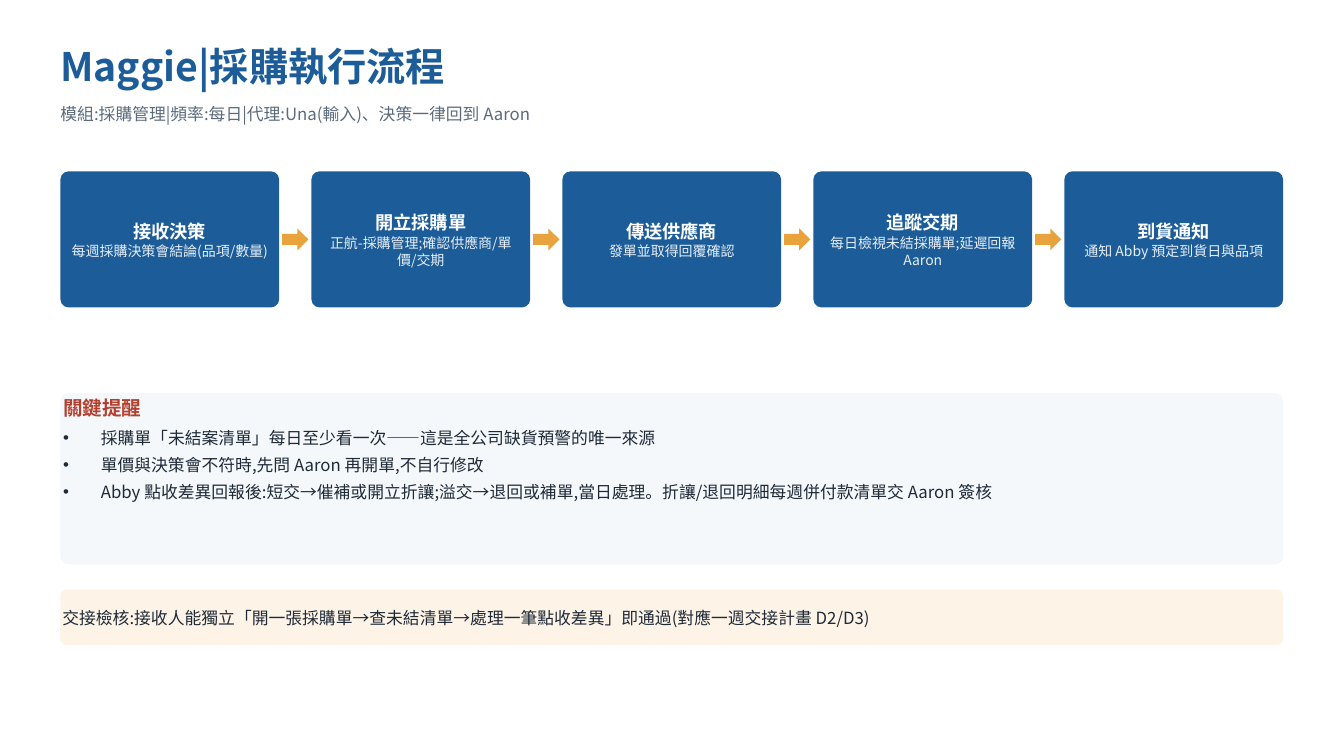
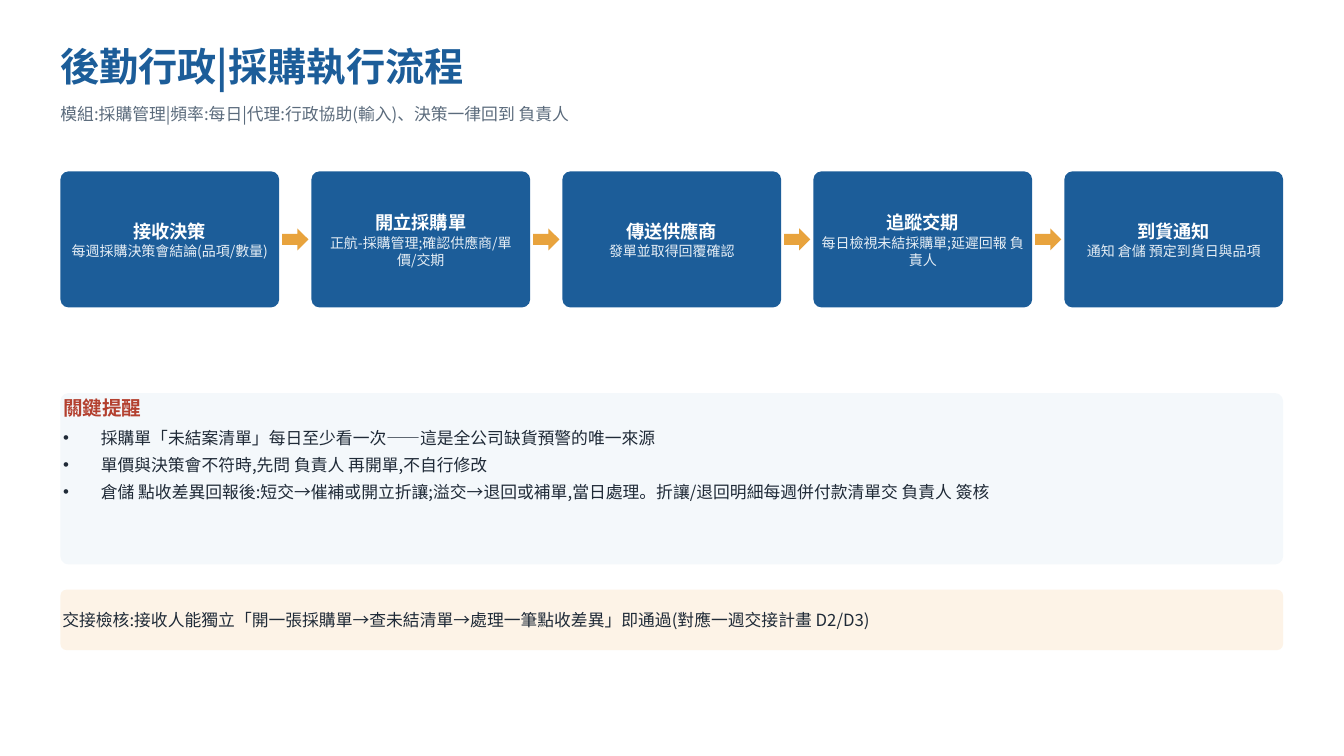
Before and after one commit to Lycander168/FrankAie-hub, a slide deck: slide 5 of docs/hr/chi-erp-workflow.pptx. Drawn at 1344x756 pixels with LibreOffice and Linux fonts; fonts in the diff are those of the drawing. Boxes give left, top, right and bottom in pixels: in the first picture for what was removed or moved away, otherwise in the second. Text is boxed around its words. In the diff, an @@ line names an element or a change of style, - is before the commit and + after.

```diff
--- a/docs/hr/chi-erp-workflow.pptx
+++ b/docs/hr/chi-erp-workflow.pptx
@@ text at bbox=[60, 47, 463, 92]: text changed @@
-Maggie|採購執行流程
+後勤行政|採購執行流程
@@ text at bbox=[60, 106, 569, 125]: text changed @@
-模組:採購管理|頻率:每日|代理:Una(輸入)、決策一律回到 Aaron
+模組:採購管理|頻率:每日|代理:行政協助(輸入)、決策一律回到 負責人
@@ text in rounded rectangle at bbox=[822, 236, 1024, 266]: text changed @@
-每日檢視未結採購單;延遲回報 Aaron
+每日檢視未結採購單;延遲回報 負責人
@@ text in rounded rectangle at bbox=[1087, 244, 1261, 257]: text changed @@
-通知 Abby 預定到貨日與品項
+通知 倉儲 預定到貨日與品項
@@ text in rounded rectangle at bbox=[101, 457, 990, 501]: text changed @@
-• 單價與決策會不符時,先問 Aaron 再開單,不自行修改
-• Abby 點收差異回報後:短交→催補或開立折讓;溢交→退回或補單,當日處理。折讓/退回明細每週併付款清單交 Aaron 簽核
+• 單價與決策會不符時,先問 負責人 再開單,不自行修改
+• 倉儲 點收差異回報後:短交→催補或開立折讓;溢交→退回或補單,當日處理。折讓/退回明細每週併付款清單交 負責人 簽核
@@ rounded rectangle "交接檢核:接收人能獨立「開一張採購單→查未結清單→處理一筆點收差異」即通過(對應一週交接計畫 D2/D3)": place and size @@
-rounded rectangle "交接檢核:接收人能獨立「開一張採購單→查未結清單→處理一筆點收差異」即通過(對應一週交接計畫 D2/D3)" at bbox=[60, 590, 1284, 645]
+rounded rectangle "交接檢核:接收人能獨立「開一張採購單→查未結清單→處理一筆點收差異」即通過(對應一週交接計畫 D2/D3)" at bbox=[60, 590, 1284, 650]
@@ rounded rectangle "交接檢核:接收人能獨立「開一張採購單→查未結清單→處理一筆點收差異」即通過(對應一週交接計畫 D2/D3)" at bbox=[60, 590, 1284, 650]: proportions changed @@
```
Also in this commit, not shown: 12 other slides changed, 1 other file.
